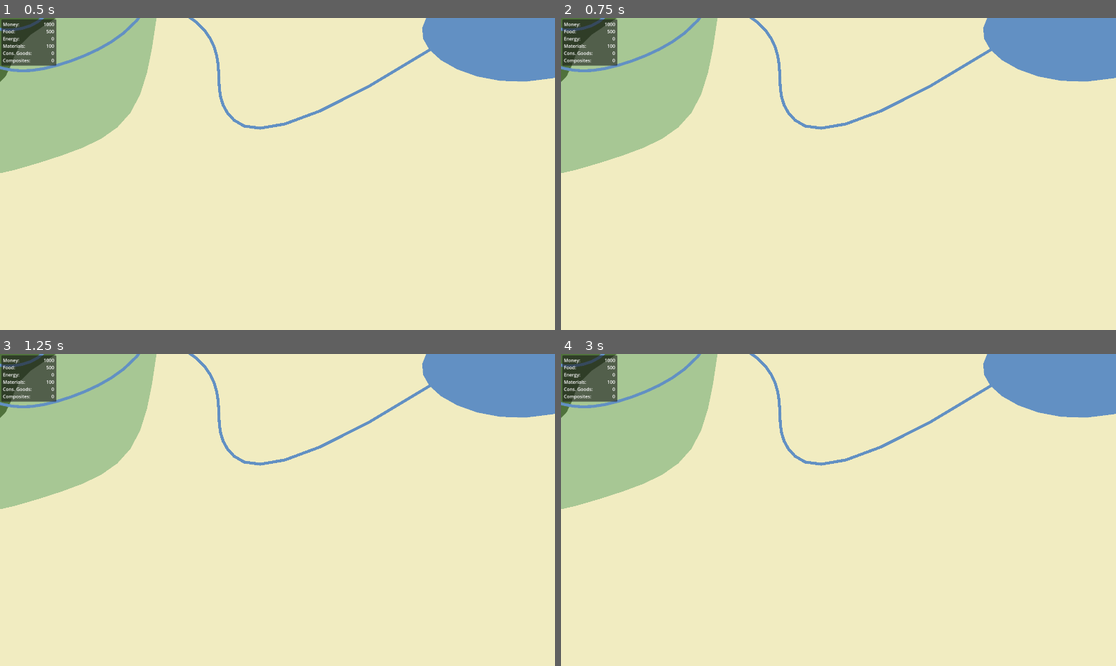
Above: before the commit, frames 1-4 (two rows, left to right).
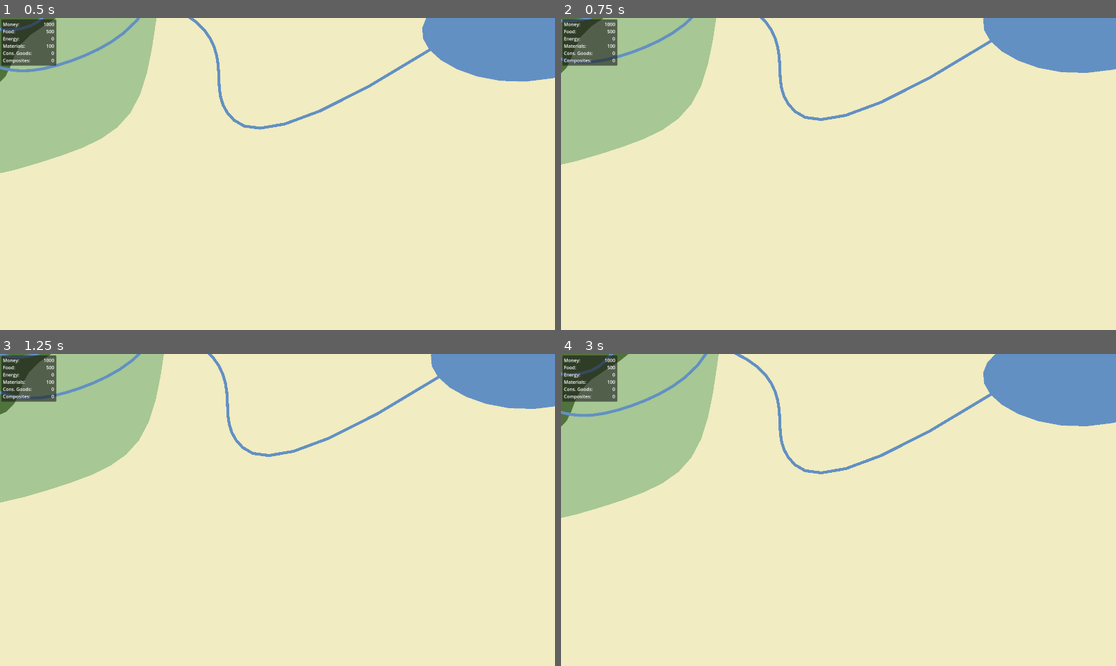
Above: after the commit, the same moments.

Repository: Novation257/Nations-Refounded
Game: Godot game, scene res://masterScene.tscn
Two runs of this game, one before a commit and one after it. Both use one fixed random seed, a clock stepped at 60 frames per second and the inputs below. The engine's default icon, where the game draws it, is replaced by a stand-in: a white triangle on a blue panel in a dark square.
Inputs (mouse positions are in pixels of both pictures, inside the frame that each line leads up to):
- Up to frame 1 (0.5 s): no input
- Up to frame 2 (0.75 s): tap Enter at 0.5 s; move the mouse to (960, 158) at 0.52 s; tap Down (CamDown, bound only after the commit) at 0.6 s; click (960, 158) at 0.67 s
- Up to frame 3 (1.25 s): tap Left (CamLeft, bound only after the commit) at 0.8 s
- Up to frame 4 (3 s): tap Space at 1.25, 2.75 s; move the mouse to (727, 525) at 1.27 s; tap Left (CamLeft, bound only after the commit) at 1.35 s; click (727, 525) at 1.42 s; tap Right (CamRight, bound only after the commit) at 1.55, 2.1 s; tap Enter at 2 s; move the mouse to (894, 441) at 2.02 s; click (894, 441) at 2.17 s; tap Up (CamUp, bound only after the commit) at 2.3, 2.85 s; move the mouse to (810, 572) at 2.77 s; click (810, 572) at 2.92 s

Frame 1 is identical in both runs. In frame 2, 3.4% of the frame differs, in the area x 0-100%, y 0-50%; in frame 3, 3.5%; in frame 4, 3.6%, in the area x 0-100%, y 0-53%.

Commit message:
Added keyboard camera controls

Diff:
--- a/ClientApp/UI/cameraControls.gd
+++ b/ClientApp/UI/cameraControls.gd
@@ -32,7 +32,7 @@
 # Called every frame. 'delta' is the elapsed time since the previous frame.
 func _process(delta: float) -> void:
 
-	# Handles moving camera
+	# Camera movement via mouse
 	# At start of click, get mouse and camera position
 	if Input.is_action_just_pressed("LMB"):
 		camera_starting_pos = position
@@ -43,5 +43,8 @@
 		var mouse_curr_pos = get_viewport().get_mouse_position()
 		position = camera_starting_pos - (1/zoom[0])*(mouse_curr_pos - mouse_starting_pos)
 
+	# Camera movement via arrow keys
+	position += Input.get_vector("CamLeft", "CamRight", "CamUp", "CamDown").normalized() * (7.5 * 1/zoom[0])
+
 
 	pass
--- a/ClientApp/masterScene.tscn
+++ b/ClientApp/masterScene.tscn
@@ -22,7 +22,7 @@
 position = Vector2(65.9999, 155)
 script = ExtResource("3_tiwjy")
 points = PackedVector2Array(-2433.31, -518.684, -2004.8, -716.461, -1647.84, -804.659, -1484.05, -1021.36, -987.639, -1 …(1136 unchanged characters)…
-weights = PackedFloat32Array(1, 1, 1, 1, 1, 1, 1, 1, 1, 1, 1 …(119696 unchanged characters)… 1, 1, 1, 1, 1, 1, 1, 1, 1, 1, 1, 1, 1, 1)
+weights = PackedFloat32Array(1, 1, 1, 1, 1, 1, 1, 1, 1, 1, 1 …(119696 unchanged characters)… 1, 1, 1, 1, 1, 1, 1, 1, 1, 1, 1, 1, 1, 1, 1, 1, 1, 1)
 open = false
 border = false
 fill = true
@@ -32,7 +32,7 @@
 position = Vector2(-980, -203)
 script = ExtResource("3_tiwjy")
 points = PackedVector2Array(-243.622, -222.623, 78.9117, -640.832, 508.909, -930.005, 665.709, -836.773, 563.194, -447.16, 530.291, 35.7971, 207.751, 151.71, -248.317, 285.678, -1009.16, 55.1613, -1048.76, 258.808, -1298.16, 142.881, -1164.63, -108.98, -776.504, -20.901, -700.589, -274.256)
-weights = PackedFloat32Array(1, 1, 1, 1, 1, 1, 1, 1, 1, 1, 1 …(22145 unchanged characters)… 1, 1, 1, 1, 1, 1, 1, 1, 1, 1, 1, 1, 1, 1)
+weights = PackedFloat32Array(1, 1, 1, 1, 1, 1, 1, 1, 1, 1, 1 …(22145 unchanged characters)… 1, 1, 1, 1, 1, 1, 1, 1, 1, 1, 1, 1, 1, 1, 1, 1, 1, 1)
 collision_poly = NodePath("plains/CollisionPolygon2D")
 open = false
 border = false
@@ -49,7 +49,7 @@
 position = Vector2(-1035, -521)
 script = ExtResource("3_tiwjy")
 points = PackedVector2Array(-786.552, 194.825, -253.795, -31.4633, 173.837, -409.204, 467.833, -79.5718, 82.9648, 45.1541, 145.328, 255.406, -367.83, 258.97)
-weights = PackedFloat32Array(1, 1, 1, 1, 1, 1, 1, 1, 1, 1, 1 …(16088 unchanged characters)… 1, 1, 1, 1, 1, 1, 1, 1, 1, 1, 1, 1, 1, 1)
+weights = PackedFloat32Array(1, 1, 1, 1, 1, 1, 1, 1, 1, 1, 1 …(16088 unchanged characters)… 1, 1, 1, 1, 1, 1, 1, 1, 1, 1, 1, 1, 1, 1, 1, 1, 1, 1)
 open = false
 border = false
 fill = true
@@ -96,7 +96,7 @@
 position = Vector2(-1735, 113)
 script = ExtResource("3_tiwjy")
 points = PackedVector2Array(-243.622, -222.623, 110.098, -223.524, 539.917, -135.425, 323.673, -36.6466, 128.786, -12.6194, 18.7378, 201.189, -274.336, 120.865)
-weights = PackedFloat32Array(1, 1, 1, 1, 1, 1, 1, 1, 1, 1, 1 …(4868 unchanged characters)… 1, 1, 1, 1, 1, 1, 1, 1, 1, 1, 1, 1, 1, 1)
+weights = PackedFloat32Array(1, 1, 1, 1, 1, 1, 1, 1, 1, 1, 1 …(4868 unchanged characters)… 1, 1, 1, 1, 1, 1, 1, 1, 1, 1, 1, 1, 1, 1, 1, 1, 1, 1)
 open = false
 border = false
 fill = true
@@ -106,7 +106,7 @@
 position = Vector2(556, -855)
 script = ExtResource("3_tiwjy")
 points = PackedVector2Array(19.9692, -265.708, 355.59, -217.762, 478.451, -142.847, 469.461, -5.00256, 402.259, 102.07, 340.631, 91.9543, 138.782, -110.154, -244.144, 58.0143, -265.713, 259.592, -369.792, 206.203, -654.269, 288.666, -429.523, -268.705, -243.733, -340.623)
-weights = PackedFloat32Array(1, 1, 1, 1, 1, 1, 1, 1, 1, 1, 1 …(35426 unchanged characters)… 1, 1, 1, 1, 1, 1, 1, 1, 1, 1, 1, 1, 1, 1)
+weights = PackedFloat32Array(1, 1, 1, 1, 1, 1, 1, 1, 1, 1, 1 …(35426 unchanged characters)… 1, 1, 1, 1, 1, 1, 1, 1, 1, 1, 1, 1, 1, 1, 1, 1, 1, 1)
 collision_poly = NodePath("plains/CollisionPolygon2D")
 open = false
 border = false
@@ -123,7 +123,7 @@
 position = Vector2(525, -701)
 script = ExtResource("3_tiwjy")
 points = PackedVector2Array(-326.819, -35.0415, 65.0303, -257.976, 397.181, -159.042, 467.833, -79.5718, 343.181, 16.9585, 137.181, 20.9585, -388.181, 122.949)
-weights = PackedFloat32Array(1, 1, 1, 1, 1, 1, 1, 1, 1, 1, 1 …(21332 unchanged characters)… 1, 1, 1, 1, 1, 1, 1, 1, 1, 1, 1, 1, 1, 1)
+weights = PackedFloat32Array(1, 1, 1, 1, 1, 1, 1, 1, 1, 1, 1 …(21332 unchanged characters)… 1, 1, 1, 1, 1, 1, 1, 1, 1, 1, 1, 1, 1, 1, 1, 1, 1, 1)
 open = false
 border = false
 fill = true
--- a/ClientApp/project.godot
+++ b/ClientApp/project.godot
@@ -51,3 +51,23 @@
 "events": [Object(InputEventKey,"resource_local_to_scene":false,"resource_name":"","device":-1,"window_id":0,"alt_press …(195 unchanged characters)…
 ]
 }
+CamUp={
+"deadzone": 0.5,
+"events": [Object(InputEventKey,"resource_local_to_scene":false,"resource_name":"","device":-1,"window_id":0,"alt_pressed":false,"shift_pressed":false,"ctrl_pressed":false,"meta_pressed":false,"pressed":false,"keycode":0,"physical_keycode":4194320,"key_label":0,"unicode":0,"location":0,"echo":false,"script":null)
+]
+}
+CamDown={
+"deadzone": 0.5,
+"events": [Object(InputEventKey,"resource_local_to_scene":false,"resource_name":"","device":-1,"window_id":0,"alt_pressed":false,"shift_pressed":false,"ctrl_pressed":false,"meta_pressed":false,"pressed":false,"keycode":0,"physical_keycode":4194322,"key_label":0,"unicode":0,"location":0,"echo":false,"script":null)
+]
+}
+CamLeft={
+"deadzone": 0.5,
+"events": [Object(InputEventKey,"resource_local_to_scene":false,"resource_name":"","device":-1,"window_id":0,"alt_pressed":false,"shift_pressed":false,"ctrl_pressed":false,"meta_pressed":false,"pressed":false,"keycode":0,"physical_keycode":4194319,"key_label":0,"unicode":0,"location":0,"echo":false,"script":null)
+]
+}
+CamRight={
+"deadzone": 0.5,
+"events": [Object(InputEventKey,"resource_local_to_scene":false,"resource_name":"","device":-1,"window_id":0,"alt_pressed":false,"shift_pressed":false,"ctrl_pressed":false,"meta_pressed":false,"pressed":false,"keycode":0,"physical_keycode":4194321,"key_label":0,"unicode":0,"location":0,"echo":false,"script":null)
+]
+}
